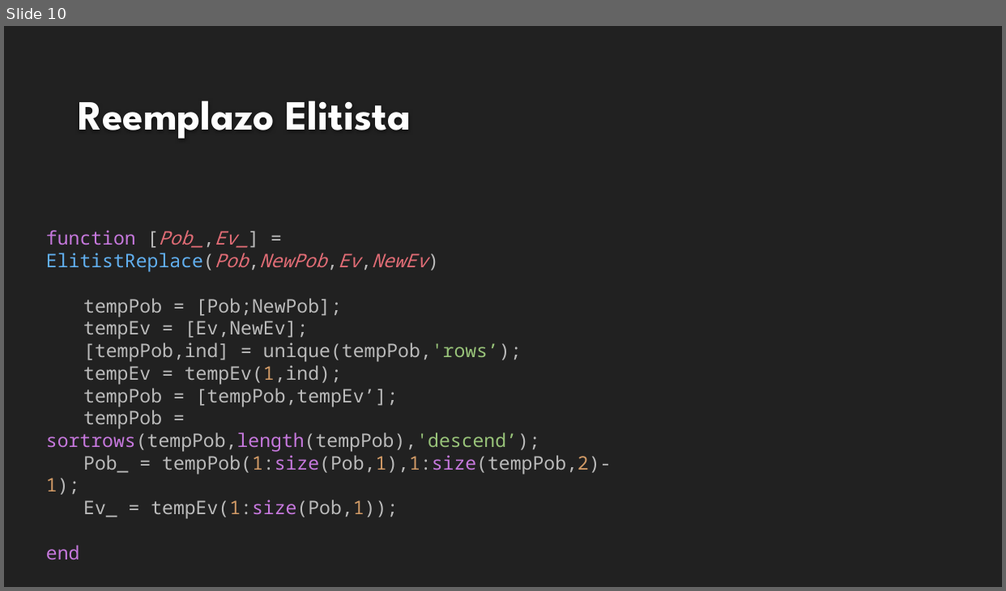
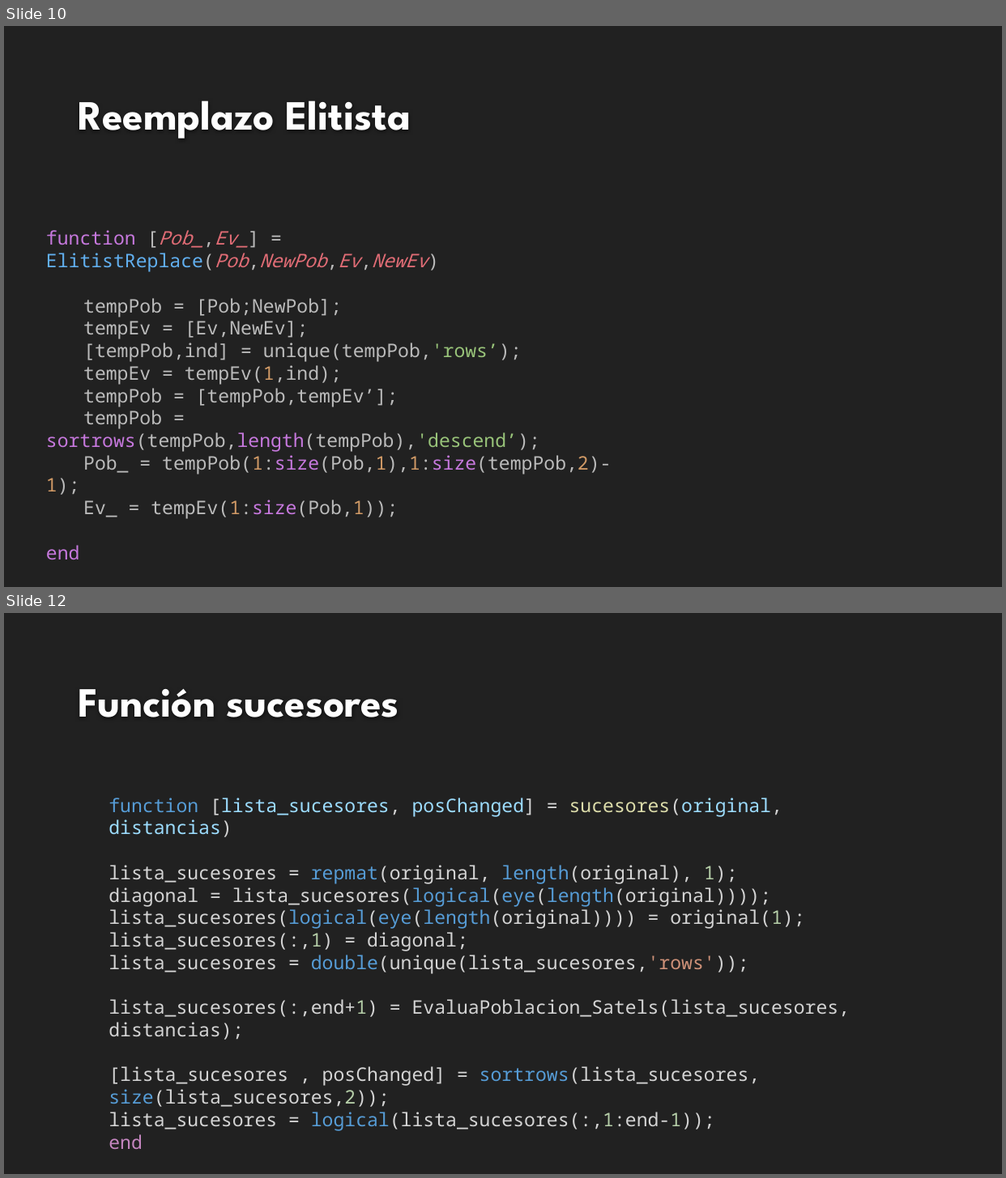
Before and after one commit to rafaroman18/SatellitesIS, a slide deck: TrabajoSI.pptx. Shown one above the other, each under a label of ours: slide 10 before the commit, slides 10 and 12 after it; the slides between them are not shown. The pictures are 1006x591 and 1006x1178 pixels, drawn with LibreOffice and Linux fonts; fonts in the diff are those of the drawing; background and template pictures are left out. Boxes give left, top, right and bottom in pixels: in the first picture for what was removed or moved away, otherwise in the second. Text is boxed around its words. In the diff, an @@ line names an element or a change of style, - is before the commit and + after.

```diff
--- a/TrabajoSI.pptx
+++ b/TrabajoSI.pptx
@@ slide 12 added at [4, 613, 1002, 1174], background #212121 @@
@@ title added at [78, 689, 399, 717], 40 pt, text #FEFEFE, bold @@
+Función sucesores
@@ text added at [108, 798, 850, 1149], 18 pt, text #D4D4D4 @@
+function [lista_sucesores, posChanged] = sucesores(original, distancias)
+lista_sucesores = repmat(original, length(original), 1);
+diagonal = lista_sucesores(logical(eye(length(original))));
+lista_sucesores(logical(eye(length(original)))) = original(1);
+lista_sucesores(:,1) = diagonal;
+lista_sucesores = double(unique(lista_sucesores,'rows'));
+lista_sucesores(:,end+1) = EvaluaPoblacion_Satels(lista_sucesores, distancias);
+[lista_sucesores , posChanged] = sortrows(lista_sucesores, size(lista_sucesores,2));
+lista_sucesores = logical(lista_sucesores(:,1:end-1));
+end
```
Also in this commit, not shown: 1 slide changed, 7 other slides added, 2 slides removed.
